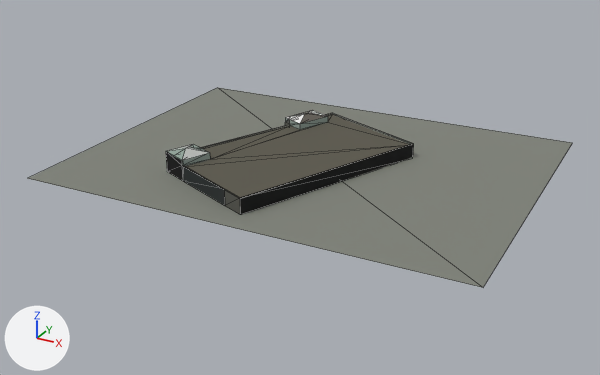
A saved change to the glTF model public/twins/chatt/models/tennessee-valley-public-power-association.glb.
Rendered twice from a camera (50 mm lens) standing at (123.7, -234.8, 105.7) and looking at (-1.6, -7.1, -8.1). Arrows for +X, +Y and +Z are at lower left; the lights stay in place. The older version comes first. Mesh edges are drawn as thin lines. Where no turn or scale is listed for an object, it has been applied to the vertices. Vertices at exactly the same position are counted once.
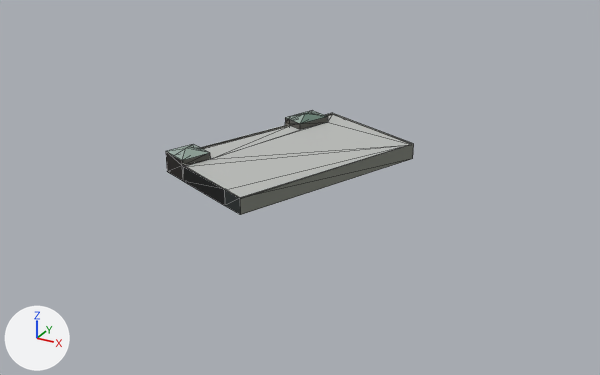
Where the newer file only moved an object's origin or applied its transform, the numbers keep the older frame.

Location of each change, (x1, y1, x2, y2) in pixels of the pictures (600 x 375 px):
'Mesh_0', reshaped (54% narrower, 48% shorter)
    before: (28, 88, 572, 287)
    after: (166, 111, 414, 215)
part 1 of me_mesh_0, deleted
    before: (28, 88, 572, 287)
part 2 of me_mesh_0, reshaped
    both: (186, 145, 406, 198)
part 3 of me_mesh_0, surface changed
    both: (166, 111, 414, 215)

The change, as a diff of the scene's bpy script:
```diff
--- a/public/twins/chatt/models/tennessee-valley-public-power-association.glb.py
+++ b/public/twins/chatt/models/tennessee-valley-public-power-association.glb.py
@@ me_mesh_0 @@
 # used by ob_mesh_0; location = (0.0, -0.3, 3.7)
-me_mesh_0.from_pydata(...)  # 64 vertices, 134 faces; spans x -77.0..77.0, y -58.0..58.0, z -5.0..5.0
+me_mesh_0.from_pydata(...)  # 63 vertices, 137 faces; spans x -38.0..29.0, y -48.0..35.0, z -4.0..5.0
+# me_mesh_0 part 1: the loose piece of 4 vertices spanning x -77.0..77.0, y -58.0..58.0, z -5.0..-3.0 is deleted
+# me_mesh_0 part 2
+# 5 faces are deleted
+# 2 vertices are added at (-6.0, -45.0, 1.0), (-6.0, -45.0, 1.0)
+# 9 new faces join them
+# me_mesh_0 part 3: 127 kept faces spanning x -38.0..29.0, y -48.0..35.0, z -4.0..5.0 get new texture (UV) coordinates
+# other edits to the shape of me_mesh_0 do not show in these pictures
 me_mesh_0.materials.append(mat_palettematerial001)
```
